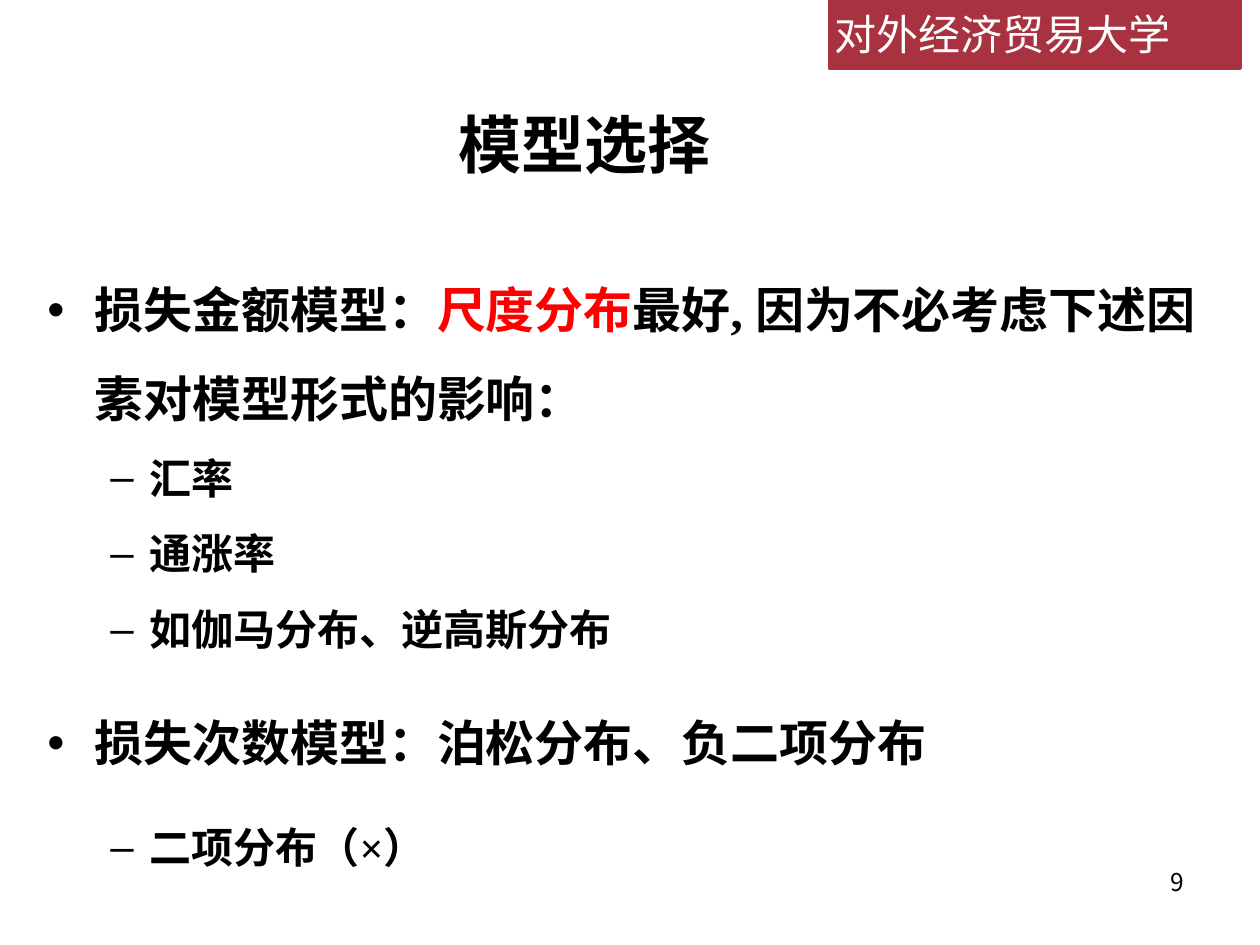
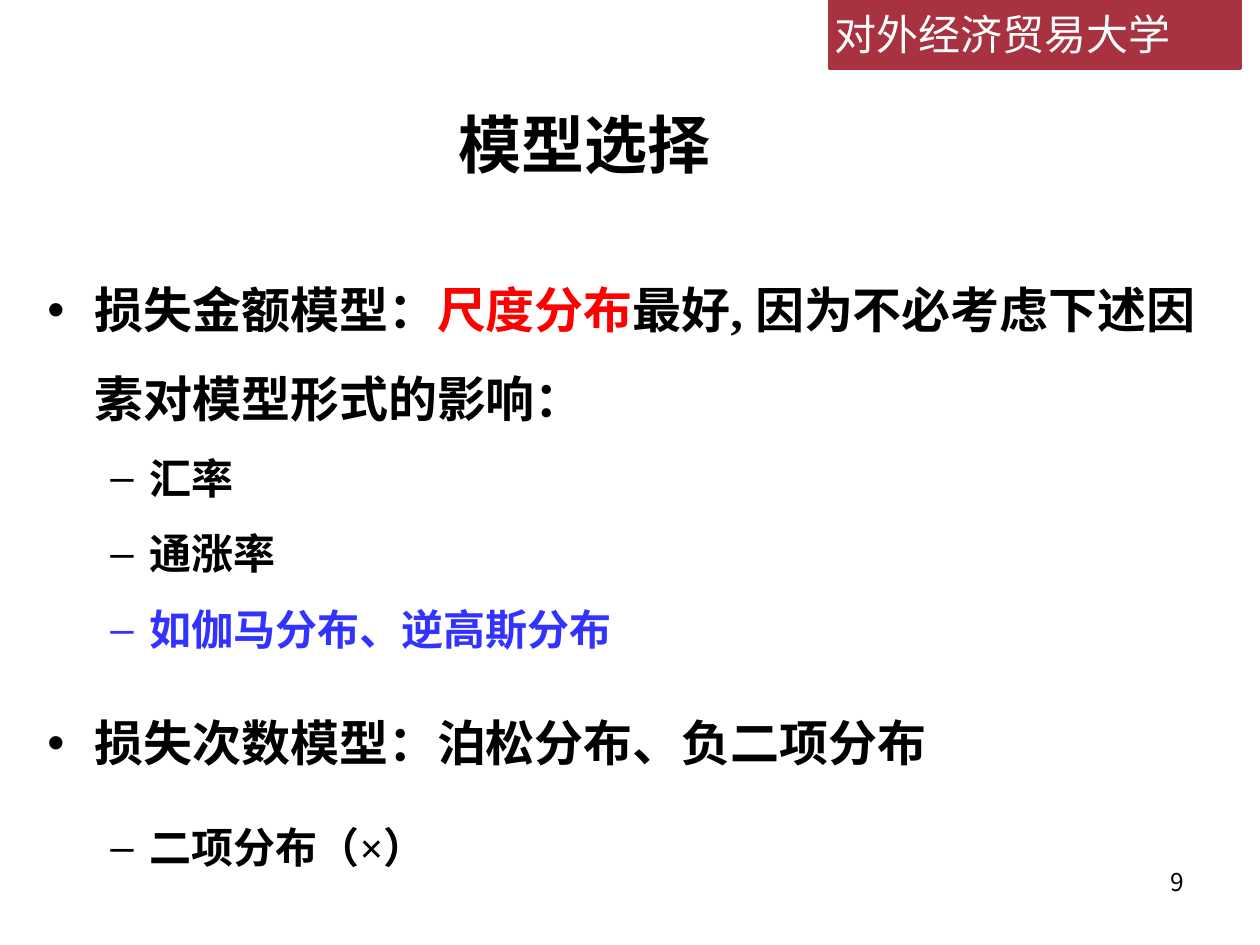
Before and after one commit to lizhengxiao/Non-life-Insurance-Actuarial-Science, a slide deck: slide 9 of Lectures/Week 6 - 累积损失模型.pptx. Drawn at 1260x945 pixels with LibreOffice and Linux fonts; fonts in the diff are those of the drawing; background and template pictures are left out. Boxes give left, top, right and bottom in pixels: in the first picture for what was removed or moved away, otherwise in the second. Text is boxed around its words. In the diff, an @@ line names an element or a change of style, - is before the commit and + after.

```diff
--- a/Lectures/Week 6 - 累积损失模型.pptx
+++ b/Lectures/Week 6 - 累积损失模型.pptx
@@ text at box(150, 609, 612, 650): text colour #000000 to #3333FF in "如伽马分布、逆高斯分布" @@
```
Also in this commit, not shown: 11 other slides changed, 10 slides added, 2 slides removed, 1 other file.
